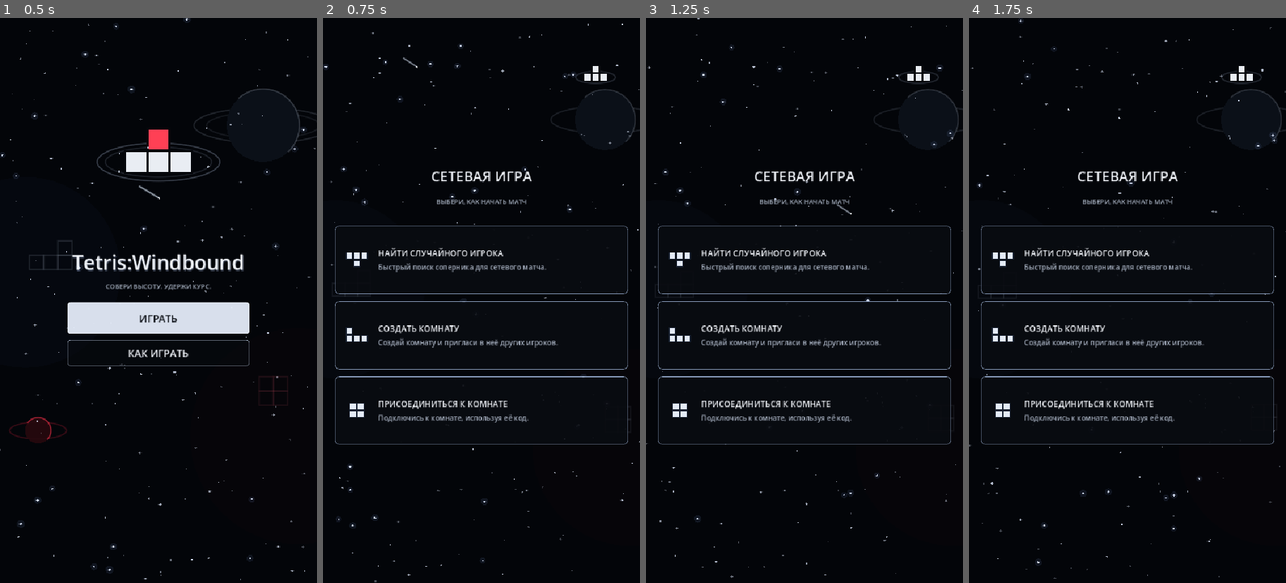
Above: before the commit, frames 1-4 (left to right).
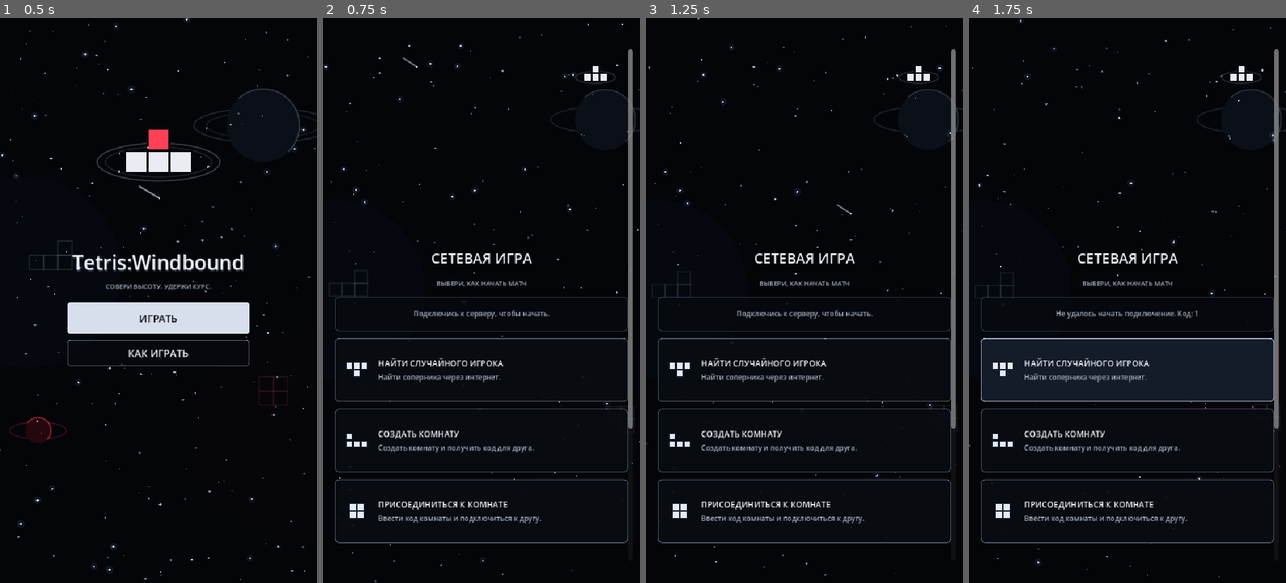
Above: after the commit, the same moments.

Repository: MrGardin/Tetris
Game: Godot game, scene res://scenes/Start/Start.tscn
Same seed, same stepped clock (60 frames per second), same inputs: the game is played once before the commit and once after it.
Inputs (mouse positions are in pixels of both pictures, inside the frame that each line leads up to):
- Up to frame 1 (0.5 s): no input
- Up to frame 2 (0.75 s): click "ИГРАТЬ" at 0.5 s
- Up to frame 3 (1.25 s): no input
- Up to frame 4 (1.75 s): click (1127, 368) at 1.27 s

Frame 1 is identical in both runs. In frame 2, 8.8% of the frame differs, in the area x 0-100%, y 2-99%; in frame 3, 8.8%; in frame 4, 17%, in the area x 0-99%, y 0-100%.

Commit message:
Сетевое подключение

Diff:
--- a/scenes/MultiplayerMenu/multiplayer_menu.gd
+++ b/scenes/MultiplayerMenu/multiplayer_menu.gd
@@ -1,15 +1,12 @@
 extends Node2D
 ## Экран выбора сетевого режима Tetris:Windbound.
-## Карточки пока только отображаются — логика нажатий не подключена.
 
 const SPACE := Color("#030509")
 const WHITE := Color("#f0f3f8")
 const MUTED := Color("#a6b0c0")
-const CARD_TEXT := Color("#dce5f5")
-const CARD_ICON := Color("#e4ebf6")
-const CARD_ICON_DARK := Color("#182130")
-
-# Иконки тетромино: клетки заданы в координатах сетки.
+const ICON_LIGHT := Color("#e4ebf6")
+const ICON_DARK := Color("#182130")
+
 const PIECE_SHAPES: Array = [
 	[Vector2i(0, 0), Vector2i(1, 0), Vector2i(2, 0), Vector2i(1, 1)],
 	[Vector2i(0, 0), Vector2i(0, 1), Vector2i(1, 1), Vector2i(2, 1)],
@@ -21,13 +18,7 @@
 	var piece_index := 0
 
 	func _draw() -> void:
-		var shapes: Array = [
-			[Vector2i(0, 0), Vector2i(1, 0), Vector2i(2, 0), Vector2i(1, 1)],
-			[Vector2i(0, 0), Vector2i(0, 1), Vector2i(1, 1), Vector2i(2, 1)],
-			[Vector2i(0, 0), Vector2i(1, 0), Vector2i(0, 1), Vector2i(1, 1)]
-		]
-
-		var shape: Array = shapes[clampi(piece_index, 0, shapes.size() - 1)]
+		var shape: Array = PIECE_SHAPES[clampi(piece_index, 0, PIECE_SHAPES.size() - 1)]
 		var cell_size := 13.0
 		var min_cell := Vector2i(999, 999)
 		var max_cell := Vector2i(-999, -999)
@@ -42,7 +33,7 @@
 			float(max_cell.x - min_cell.x + 1) * cell_size,
 			float(max_cell.y - min_cell.y + 1) * cell_size
 		)
-		var shape_origin := (size - shape_size) * 0.5
+		var origin := (size - shape_size) * 0.5
 
 		for cell: Vector2i in shape:
 			var local_cell := Vector2(
@@ -50,32 +41,39 @@
 				float(cell.y - min_cell.y)
 			)
 			var rect := Rect2(
-				shape_origin + local_cell * cell_size,
+				origin + local_cell * cell_size,
 				Vector2.ONE * (cell_size - 1.0)
 			)
-
-			draw_rect(rect, CARD_ICON_DARK)
-			draw_rect(rect.grow(-1.4), CARD_ICON)
+			draw_rect(rect, ICON_DARK)
+			draw_rect(rect.grow(-1.4), ICON_LIGHT)
 
 
 var viewport_size := Vector2(540.0, 960.0)
 var elapsed := 0.0
-
-# x, y — начальная позиция; z — размер; w — фаза мерцания.
 var stars: Array[Vector4] = []
 var star_speeds: Array[Vector2] = []
 
+var network: LanClient
+
+var root_control: Control
 var scroll: ScrollContainer
-var centering: CenterContainer
+var center: CenterContainer
 var content: VBoxContainer
 var cards: Array[Button] = []
+
+var status_label: Label
+var cancel_button: Button
+
+var modal_layer: Control
+var room_panel: PanelContainer
+var room_code_input: LineEdit
 
 
 func _ready() -> void:
 	randomize()
 	viewport_size = get_viewport_rect().size
 
-	for i in 180:
+	for i in 150:
 		stars.append(Vector4(
 			randf(),
 			randf(),
@@ -87,11 +85,23 @@
 			randf_range(2.0, 11.0)
 		))
 
+	network = LanClient.new()
+	add_child(network)
+	network.status_changed.connect(_on_network_status)
+	network.room_created.connect(_on_room_created)
+	network.match_found.connect(_on_match_found)
+	network.opponent_left.connect(_on_opponent_left)
+
 	_build_interface()
+	_update_safe_area()
 
 	get_viewport().size_changed.connect(_on_viewport_resized)
-	call_deferred("_update_safe_area")
 	queue_redraw()
+
+
+func _exit_tree() -> void:
+	if is_instance_valid(network):
+		network.close_connection()
 
 
 func _process(delta: float) -> void:
@@ -103,7 +113,20 @@
 	if viewport_size.x <= 0.0 or viewport_size.y <= 0.0:
 		return
 
-	_draw_background()
+	draw_rect(Rect2(Vector2.ZERO, viewport_size), SPACE)
+
+	draw_circle(
+		Vector2(viewport_size.x * 0.04, viewport_size.y * 0.48),
+		viewport_size.x * 0.28,
+		Color(0.035, 0.055, 0.095, 0.32)
+	)
+
+	draw_circle(
+		Vector2(viewport_size.x * 0.97, viewport_size.y * 0.76),
+		viewport_size.x * 0.31,
+		Color(0.075, 0.025, 0.045, 0.17)
+	)
+
 	_draw_planet()
 	_draw_stars()
 	_draw_meteors()
@@ -111,36 +134,20 @@
 	_draw_logo()
 
 
-func _draw_background() -> void:
-	draw_rect(Rect2(Vector2.ZERO, viewport_size), SPACE)
-
-	draw_circle(
-		Vector2(viewport_size.x * 0.04, viewport_size.y * 0.48),
-		viewport_size.x * 0.28,
-		Color(0.035, 0.055, 0.095, 0.32)
-	)
-
-	draw_circle(
-		Vector2(viewport_size.x * 0.97, viewport_size.y * 0.76),
-		viewport_size.x * 0.31,
-		Color(0.075, 0.025, 0.045, 0.17)
-	)
-
-
 func _draw_planet() -> void:
-	var center := Vector2(viewport_size.x * 0.89, viewport_size.y * 0.18)
+	var planet_center := Vector2(viewport_size.x * 0.89, viewport_size.y * 0.18)
 	var radius := minf(viewport_size.x * 0.095, 52.0)
 
 	_draw_ellipse(
-		center,
+		planet_center,
 		Vector2(radius * 1.8, radius * 0.45),
 		Color(0.72, 0.78, 0.88, 0.13),
 		1.0
 	)
 
-	draw_circle(center, radius, Color("#0b1018"))
+	draw_circle(planet_center, radius, Color("#0b1018"))
 	draw_arc(
-		center,
+		planet_center,
 		radius,
 		-2.3,
 		0.8,
@@ -178,15 +185,6 @@
 
 		draw_circle(point, star.z, Color(0.88, 0.92, 1.0, alpha))
 
-		if star.z > 1.5:
-			draw_line(
-				point - Vector2(2.5, 0.0),
-				point + Vector2(2.5, 0.0),
-				Color(0.88, 0.92, 1.0, alpha * 0.35),
-				0.7,
-				true
-			)
-
 
 func _draw_meteors() -> void:
 	for i in 3:
@@ -194,10 +192,8 @@
 		if cycle > 1.0:
 			continue
 
-		var progress := cycle
-		var x := fposmod(float(i) * 0.37 + 0.18 + progress * 0.70, 1.0)
-		var y := fposmod(float(i) * 0.23 + progress * 0.52, 1.0)
-
+		var x := fposmod(float(i) * 0.37 + 0.18 + cycle * 0.70, 1.0)
+		var y := fposmod(float(i) * 0.23 + cycle * 0.52, 1.0)
 		var head := Vector2(x * viewport_size.x, y * viewport_size.y)
 		var tail := head + Vector2(-23.0, -15.0)
 
@@ -211,7 +207,7 @@
 	var drift := sin(elapsed * 0.7) * 6.0
 
 	_draw_ghost_piece(
-		Vector2(viewport_size.x * 0.09, viewport_size.y * 0.48 + drift),
+		Vector2(viewport_size.x * 0.08, viewport_size.y * 0.48 + drift),
 		cell_size,
 		[
 			Vector2i(-1, 0),
@@ -223,7 +219,7 @@
 	)
 
 	_draw_ghost_piece(
-		Vector2(viewport_size.x * 0.91, viewport_size.y * 0.70 - drift),
+		Vector2(viewport_size.x * 0.92, viewport_size.y * 0.70 - drift),
 		cell_size,
 		[
 			Vector2i(0, 0),
@@ -236,14 +232,14 @@
 
 
 func _draw_ghost_piece(
-	center: Vector2,
+	center_point: Vector2,
 	cell_size: float,
 	cells: Array[Vector2i],
 	color: Color
 ) -> void:
 	for cell in cells:
 		var rect := Rect2(
-			center + Vector2(cell) * cell_size
+			center_point + Vector2(cell) * cell_size
 				- Vector2.ONE * cell_size * 0.5,
 			Vector2.ONE * cell_size
 		)
@@ -251,26 +247,24 @@
 
 
 func _draw_logo() -> void:
-	var center := Vector2(viewport_size.x * 0.86, viewport_size.y * 0.105)
+	var logo_center := Vector2(viewport_size.x * 0.86, viewport_size.y * 0.105)
 	var cell_size := clampf(viewport_size.x * 0.025, 11.0, 15.0)
 
 	_draw_ellipse(
-		center,
+		logo_center,
 		Vector2(cell_size * 2.5, cell_size * 0.75),
 		Color(0.72, 0.79, 0.91, 0.17),
 		1.0
 	)
 
-	var cells: Array[Vector2i] = [
+	for cell in [
 		Vector2i(-1, 0),
 		Vector2i(0, 0),
 		Vector2i(1, 0),
 		Vector2i(0, -1)
-	]
-
-	for cell in cells:
+	]:
 		var rect := Rect2(
-			center + Vector2(cell) * cell_size
+			logo_center + Vector2(cell) * cell_size
 				- Vector2.ONE * cell_size * 0.5,
 			Vector2.ONE * cell_size
 		)
@@ -279,7 +273,7 @@
 
 
 func _draw_ellipse(
-	center: Vector2,
+	center_point: Vector2,
 	radii: Vector2,
 	color: Color,
 	width: float
@@ -289,7 +283,7 @@
 	for i in 65:
 		var angle := TAU * float(i) / 64.0
 		points.append(
-			center + Vector2(
+			center_point + Vector2(
 				cos(angle) * radii.x,
 				sin(angle) * radii.y
 			)
@@ -302,51 +296,31 @@
 	var canvas_layer := CanvasLayer.new()
 	add_child(canvas_layer)
 
-	var root := Control.new()
-	root.set_anchors_and_offsets_preset(Control.PRESET_FULL_RECT)
-	root.mouse_filter = Control.MOUSE_FILTER_PASS
-	canvas_layer.add_child(root)
+	root_control = Control.new()
+	root_control.set_anchors_and_offsets_preset(Control.PRESET_FULL_RECT)
+	canvas_layer.add_child(root_control)
 
 	scroll = ScrollContainer.new()
 	scroll.set_anchors_and_offsets_preset(Control.PRESET_FULL_RECT)
 	scroll.horizontal_scroll_mode = ScrollContainer.SCROLL_MODE_DISABLED
 	scroll.vertical_scroll_mode = ScrollContainer.SCROLL_MODE_AUTO
-	scroll.follow_focus = true
-	root.add_child(scroll)
-
-	centering = CenterContainer.new()
-	centering.size_flags_horizontal = Control.SIZE_EXPAND_FILL
-	centering.size_flags_vertical = Control.SIZE_EXPAND_FILL
-	scroll.add_child(centering)
+	root_control.add_child(scroll)
+
+	center = CenterContainer.new()
+	center.size_flags_horizontal = Control.SIZE_EXPAND_FILL
+	center.size_flags_vertical = Control.SIZE_EXPAND_FILL
+	scroll.add_child(center)
 
 	content = VBoxContainer.new()
 	content.size_flags_horizontal = Control.SIZE_EXPAND_FILL
 	content.size_flags_vertical = Control.SIZE_SHRINK_CENTER
 	content.add_theme_constant_override("separation", 12)
-	centering.add_child(content)
+	center.add_child(content)
 
 	_add_header()
-
-	cards.append(_create_card(
-		0,
-		"НАЙТИ СЛУЧАЙНОГО ИГРОКА",
-		"Быстрый поиск соперника для сетевого матча."
-	))
-
-	cards.append(_create_card(
-		1,
-		"СОЗДАТЬ КОМНАТУ",
-		"Создай комнату и пригласи в неё других игроков."
-	))
-
-	cards.append(_create_card(
-		2,
-		"ПРИСОЕДИНИТЬСЯ К КОМНАТЕ",
-		"Подключись к комнате, используя её код."
-	))
-
-	for card in cards:
-		content.add_child(card)
+	_add_status()
+	_add_cards()
+	_build_join_dialog()
 
 
 func _add_header() -> void:
@@ -370,9 +344,80 @@
 	subtitle.add_theme_color_override("font_color", MUTED)
 	content.add_child(subtitle)
 
-	var spacer := Control.new()
-	spacer.custom_minimum_size = Vector2(0.0, 6.0)
-	content.add_child(spacer)
+
+func _add_status() -> void:
+	var status_panel := PanelContainer.new()
+	status_panel.custom_minimum_size = Vector2(0.0, 58.0)
+	status_panel.size_flags_horizontal = Control.SIZE_EXPAND_FILL
+
+	var style := StyleBoxFlat.new()
+	style.bg_color = Color(0.025, 0.035, 0.055, 0.88)
+	style.border_color = Color(0.46, 0.55, 0.68, 0.42)
+	style.set_border_width_all(1)
+	style.set_corner_radius_all(6)
+	style.content_margin_left = 12.0
+	style.content_margin_right = 12.0
+	style.content_margin_top = 6.0
+	style.content_margin_bottom = 6.0
+	status_panel.add_theme_stylebox_override("panel", style)
+	content.add_child(status_panel)
+
+	var column := VBoxContainer.new()
+	column.size_flags_horizontal = Control.SIZE_EXPAND_FILL
+	column.alignment = BoxContainer.ALIGNMENT_CENTER
+	column.add_theme_constant_override("separation", 4)
+	status_panel.add_child(column)
+
+	status_label = Label.new()
+	status_label.text = "Подключись к серверу, чтобы начать."
+	status_label.size_flags_horizontal = Control.SIZE_EXPAND_FILL
+	status_label.horizontal_alignment = HORIZONTAL_ALIGNMENT_CENTER
+	status_label.autowrap_mode = TextServer.AUTOWRAP_WORD_SMART
+	status_label.add_theme_font_size_override("font_size", 12)
+	status_label.add_theme_color_override("font_color", MUTED)
+	column.add_child(status_label)
+
+	cancel_button = Button.new()
+	cancel_button.text = "ОТМЕНИТЬ ПОИСК"
+	cancel_button.custom_minimum_size = Vector2(0.0, 38.0)
+	cancel_button.size_flags_horizontal = Control.SIZE_EXPAND_FILL
+	cancel_button.visible = false
+	cancel_button.add_theme_font_size_override("font_size", 12)
+	cancel_button.add_theme_color_override("font_color", WHITE)
+	cancel_button.add_theme_stylebox_override("normal", _make_small_button_style(false))
+	cancel_button.add_theme_stylebox_override("hover", _make_small_button_style(true))
+	cancel_button.add_theme_stylebox_override("pressed", _make_small_button_style(true))
+	cancel_button.pressed.connect(_on_cancel_search_pressed)
+	column.add_child(cancel_button)
+
+
+func _add_cards() -> void:
+	var random_card := _create_card(
+		0,
+		"НАЙТИ СЛУЧАЙНОГО ИГРОКА",
+		"Найти соперника через интернет."
+	)
+	random_card.pressed.connect(_on_find_random_pressed)
+	cards.append(random_card)
+	content.add_child(random_card)
+
+	var create_card := _create_card(
+		1,
+		"СОЗДАТЬ КОМНАТУ",
+		"Создать комнату и получить код для друга."
+	)
+	create_card.pressed.connect(_on_create_room_pressed)
+	cards.append(create_card)
+	content.add_child(create_card)
+
+	var join_card := _create_card(
+		2,
+		"ПРИСОЕДИНИТЬСЯ К КОМНАТЕ",
+		"Ввести код комнаты и подключиться к другу."
+	)
+	join_card.pressed.connect(_on_join_room_pressed)
+	cards.append(join_card)
+	content.add_child(join_card)
 
 
 func _create_card(
@@ -382,11 +427,9 @@
 ) -> Button:
 	var button := Button.new()
 	button.text = ""
-	button.custom_minimum_size = Vector2(0.0, 116.0)
+	button.custom_minimum_size = Vector2(0.0, 108.0)
 	button.size_flags_horizontal = Control.SIZE_EXPAND_FILL
 	button.focus_mode = Control.FOCUS_ALL
-	button.mouse_filter = Control.MOUSE_FILTER_STOP
-
 	button.add_theme_stylebox_override("normal", _make_card_style(0))
 	button.add_theme_stylebox_override("hover", _make_card_style(1))
 	button.add_theme_stylebox_override("pressed", _make_card_style(2))
@@ -405,7 +448,6 @@
 	var icon := TetrominoIcon.new()
 	icon.piece_index = piece_index
 	icon.custom_minimum_size = Vector2(48.0, 48.0)
-	icon.size_flags_vertical = Control.SIZE_SHRINK_CENTER
 	icon.mouse_filter = Control.MOUSE_FILTER_IGNORE
 	row.add_child(icon)
 
@@ -449,26 +491,107 @@
 
 	match state:
 		0:
-			# Тёмный космический фон карточки оставлен.
 			style.bg_color = Color(0.035, 0.045, 0.065, 0.92)
 			style.border_color = Color(0.58, 0.66, 0.79, 0.55)
 		1:
 			style.bg_color = Color(0.08, 0.11, 0.16, 0.97)
 			style.border_color = Color(0.82, 0.88, 0.98, 0.88)
 		2:
-			# Нажатие тоже без красных акцентов.
 			style.bg_color = Color(0.10, 0.14, 0.20, 0.98)
 			style.border_color = Color(0.74, 0.84, 1.0, 0.95)
 
 	return style
 
 
+func _make_small_button_style(highlighted: bool) -> StyleBoxFlat:
+	var style := StyleBoxFlat.new()
+	style.set_corner_radius_all(5)
+	style.set_border_width_all(1)
+	style.bg_color = Color(0.08, 0.11, 0.16, 0.94) if highlighted else Color(0.035, 0.045, 0.065, 0.90)
+	style.border_color = Color(0.82, 0.88, 0.98, 0.72)
+	return style
+
+
+func _build_join_dialog() -> void:
+	modal_layer = Control.new()
+	modal_layer.set_anchors_and_offsets_preset(Control.PRESET_FULL_RECT)
+	modal_layer.visible = false
+	modal_layer.mouse_filter = Control.MOUSE_FILTER_STOP
+	root_control.add_child(modal_layer)
+
+	var shade := ColorRect.new()
+	shade.set_anchors_and_offsets_preset(Control.PRESET_FULL_RECT)
+	shade.color = Color(0.0, 0.0, 0.0, 0.72)
+	shade.mouse_filter = Control.MOUSE_FILTER_STOP
+	modal_layer.add_child(shade)
+
+	room_panel = PanelContainer.new()
+	room_panel.custom_minimum_size = Vector2(300.0, 190.0)
+	room_panel.add_theme_stylebox_override("panel", _make_dialog_style())
+	modal_layer.add_child(room_panel)
+
+	var column := VBoxContainer.new()
+	column.add_theme_constant_override("separation", 10)
+	room_panel.add_child(column)
+
+	var heading := Label.new()
+	heading.text = "КОД КОМНАТЫ"
+	heading.horizontal_alignment = HORIZONTAL_ALIGNMENT_CENTER
+	heading.add_theme_font_size_override("font_size", 17)
+	heading.add_theme_color_override("font_color", WHITE)
+	column.add_child(heading)
+
+	room_code_input = LineEdit.new()
+	room_code_input.placeholder_text = "Например: H57QAY"
+	room_code_input.max_length = 12
+	room_code_input.alignment = HORIZONTAL_ALIGNMENT_CENTER
+	room_code_input.add_theme_font_size_override("font_size", 18)
+	column.add_child(room_code_input)
+
+	var buttons := HBoxContainer.new()
+	buttons.add_theme_constant_override("separation", 8)
+	column.add_child(buttons)
+
+	var cancel := Button.new()
+	cancel.text = "ОТМЕНА"
+	cancel.size_flags_horizontal = Control.SIZE_EXPAND_FILL
+	cancel.custom_minimum_size.y = 44.0
+	cancel.add_theme_color_override("font_color", WHITE)
+	cancel.add_theme_stylebox_override("normal", _make_small_button_style(false))
+	cancel.add_theme_stylebox_override("hover", _make_small_button_style(true))
+	cancel.pressed.connect(_close_join_dialog)
+	buttons.add_child(cancel)
+
+	var join := Button.new()
+	join.text = "ВОЙТИ"
+	join.size_flags_horizontal = Control.SIZE_EXPAND_FILL
+	join.custom_minimum_size.y = 44.0
+	join.add_theme_color_override("font_color", WHITE)
+	join.add_theme_stylebox_override("normal", _make_small_button_style(false))
+	join.add_theme_stylebox_override("hover", _make_small_button_style(true))
+	join.pressed.connect(_submit_room_code)
+	buttons.add_child(join)
+
+
+func _make_dialog_style() -> StyleBoxFlat:
+	var style := StyleBoxFlat.new()
+	style.bg_color = Color("#080d15")
+	style.border_color = Color(0.72, 0.80, 0.92, 0.82)
+	style.set_border_width_all(1)
+	style.set_corner_radius_all(8)
+	style.content_margin_left = 16.0
+	style.content_margin_right = 16.0
+	style.content_margin_top = 14.0
+	style.content_margin_bottom = 14.0
+	return style
+
+
 func _update_safe_area() -> void:
 	viewport_size = get_viewport_rect().size
 
+	var side_margin := minf(20.0, viewport_size.x * 0.05)
 	var safe_top := maxf(52.0, viewport_size.y * 0.055)
 	var safe_bottom := maxf(32.0, viewport_size.y * 0.04)
-	var side_margin := minf(20.0, viewport_size.x * 0.05)
 	var available_width := maxf(240.0, viewport_size.x - side_margin * 2.0)
 	var available_height := maxf(1.0, viewport_size.y - safe_top - safe_bottom)
 
@@ -477,25 +600,94 @@
 	scroll.offset_right = -side_margin
 	scroll.offset_bottom = -safe_bottom
 
-	# Явно задаём ширину контента и карточек по ширине телефона.
-	# Это не даёт контейнеру схлопнуть текст в узкую колонку.
 	content.custom_minimum_size.x = available_width
-
 	for card in cards:
 		card.custom_minimum_size.x = available_width
-		card.size_flags_horizontal = Control.SIZE_EXPAND_FILL
-
-	# Центрируем содержимое в безопасной области.
-	# Если оно выше экрана, ScrollContainer позволит прокрутить его.
+
 	var content_height := content.get_combined_minimum_size().y
-	centering.custom_minimum_size = Vector2(
+	center.custom_minimum_size = Vector2(
 		available_width,
 		maxf(available_height, content_height)
 	)
 
+	var dialog_width := minf(340.0, viewport_size.x - 36.0)
+	room_panel.custom_minimum_size.x = dialog_width
+	room_panel.position = Vector2(
+		(viewport_size.x - dialog_width) * 0.5,
+		(viewport_size.y - room_panel.custom_minimum_size.y) * 0.5
+	)
+
 	scroll.queue_sort()
-	centering.queue_sort()
+	center.queue_sort()
 	content.queue_sort()
+
+
+func _on_find_random_pressed() -> void:
+	cancel_button.visible = true
+	_set_status("Подключаемся и ищем соперника...")
+	network.find_random_player()
+
+
+func _on_cancel_search_pressed() -> void:
+	network.cancel_search()
+	cancel_button.visible = false
+
+
+func _on_create_room_pressed() -> void:
+	cancel_button.visible = false
+	_set_status("Создаём комнату...")
+	network.create_room()
+
+
+func _on_join_room_pressed() -> void:
+	room_code_input.text = ""
+	modal_layer.visible = true
+	_update_safe_area()
+	room_code_input.grab_focus()
+
+
+func _submit_room_code() -> void:
+	var code := room_code_input.text.strip_edges().to_upper()
+
+	if code.is_empty():
+		_set_status("Введи код комнаты.")
+		return
+
+	modal_layer.visible = false
+	cancel_button.visible = false
+	_set_status("Подключаемся к комнате %s..." % code)
+	network.join_room(code)
+
+
+func _close_join_dialog() -> void:
+	modal_layer.visible = false
+
+
+func _on_network_status(text: String) -> void:
+	_set_status(text)
+
+	if text != "Ищем случайного соперника...":
+		if not text.begins_with("Подключаемся") and not text.begins_with("Подключено"):
+			cancel_button.visible = false
+
+
+func _on_room_created(room_code: String) -> void:
+	_set_status("Комната создана. Передай другу код: %s" % room_code)
+	cancel_button.visible = false
+
+
+func _on_match_found(room_code: String, role: String) -> void:
+	cancel_button.visible = false
+	_set_status("Соперник найден! Комната %s · роль %s" % [room_code, role])
+
+
+func _on_opponent_left() -> void:
+	cancel_button.visible = false
+
+
+func _set_status(text: String) -> void:
+	if is_instance_valid(status_label):
+		status_label.text = text
 
 
 func _on_viewport_resized() -> void:
--- /dev/null
+++ b/scripts/LanClient.gd
@@ -0,0 +1,164 @@
+extends Node
+class_name LanClient
+## WebSocket-клиент Tetris:Windbound.
+## Подключается к серверу, отправляет запросы и получает ответы.
+
+signal status_changed(text: String)
+signal match_found(room_code: String, role: String)
+signal room_created(room_code: String)
+signal opponent_left
+signal server_message(data: Dictionary)
+
+const DEFAULT_SERVER_URL := "wss://portsmouth-joining-examined-munich.trycloudflare.com"
+
+var server_url := DEFAULT_SERVER_URL
+
+var _socket := WebSocketPeer.new()
+var _pending_message: Dictionary = {}
+var _was_open := false
+
+
+func _process(_delta: float) -> void:
+	_socket.poll()
+
+	var state := _socket.get_ready_state()
+
+	if state == WebSocketPeer.STATE_OPEN:
+		if not _was_open:
+			_was_open = true
+			status_changed.emit("Подключено к серверу.")
+
+		if not _pending_message.is_empty():
+			var message_to_send := _pending_message
+			_pending_message = {}
+			_send_now(message_to_send)
+
+		while _socket.get_available_packet_count() > 0:
+			var packet := _socket.get_packet()
+			var text := packet.get_string_from_utf8()
+			_handle_server_message(text)
+
+	elif state == WebSocketPeer.STATE_CLOSED:
+		if _was_open:
+			_was_open = false
+			status_changed.emit("Соединение с сервером закрыто.")
+
+
+func find_random_player() -> void:
+	_request({
+		"type": "find_random"
+	})
+
+
+func cancel_search() -> void:
+	_request({
+		"type": "cancel_search"
+	})
+
+
+func create_room() -> void:
+	_request({
+		"type": "create_room"
+	})
+
+
+func join_room(room_code: String) -> void:
+	_request({
+		"type": "join_room",
+		"room": room_code.strip_edges().to_upper()
+	})
+
+
+func send_progress(height: float) -> void:
+	_request({
+		"type": "progress",
+		"height": height
+	})
+
+
+func send_game_over() -> void:
+	_request({
+		"type": "game_over"
+	})
+
+
+func close_connection() -> void:
+	_pending_message = {}
+
+	if _socket.get_ready_state() != WebSocketPeer.STATE_CLOSED:
+		_socket.close()
+
+	_was_open = false
+
+
+func _request(data: Dictionary) -> void:
+	var state := _socket.get_ready_state()
+
+	if state == WebSocketPeer.STATE_OPEN:
+		_send_now(data)
+		return
+
+	if state == WebSocketPeer.STATE_CONNECTING:
+		_pending_message = data
+		status_changed.emit("Подключаемся к серверу...")
+		return
+
+	if server_url.strip_edges().is_empty():
+		status_changed.emit("Не задан адрес сервера.")
+		return
+
+	_socket = WebSocketPeer.new()
+	_pending_message = data
+
+	var error := _socket.connect_to_url(server_url.strip_edges())
+	if error != OK:
+		_pending_message = {}
+		status_changed.emit("Не удалось начать подключение. Код: %s" % error)
+		return
+
+	_was_open = false
+	status_changed.emit("Подключаемся к серверу...")
+
+
+func _send_now(data: Dictionary) -> void:
+	var error := _socket.send_text(JSON.stringify(data))
+
+	if error != OK:
+		status_changed.emit("Не удалось отправить запрос серверу.")
+
+
+func _handle_server_message(text: String) -> void:
+	var parsed: Variant = JSON.parse_string(text)
+
+	if not parsed is Dictionary:
+		status_changed.emit("Сервер прислал некорректное сообщение.")
+		return
+
+	var data: Dictionary = parsed
+	server_message.emit(data)
+
+	match str(data.get("type", "")):
+		"searching":
+			status_changed.emit("Ищем случайного соперника...")
+		"search_cancelled":
+			status_changed.emit("Поиск отменён.")
+		"room_created":
+			var code := str(data.get("room", ""))
+			room_created.emit(code)
+			status_changed.emit("Комната создана. Код: %s" % code)
+		"match_found":
+			var code := str(data.get("room", ""))
+			var role := str(data.get("role", ""))
+			match_found.emit(code, role)
+			status_changed.emit("Соперник найден! Код комнаты: %s" % code)
+		"game_start":
+			status_changed.emit("Оба игрока подключены. Матч найден.")
+		"opponent_left":
+			opponent_left.emit()
+			status_changed.emit("Соперник отключился.")
+		"error":
+			status_changed.emit(str(data.get("message", "Ошибка сервера.")))
+		"progress":
+			status_changed.emit("Получен прогресс соперника.")
+		_:
+			pass
Not shown, added: scripts/LanClient.gd.uid
